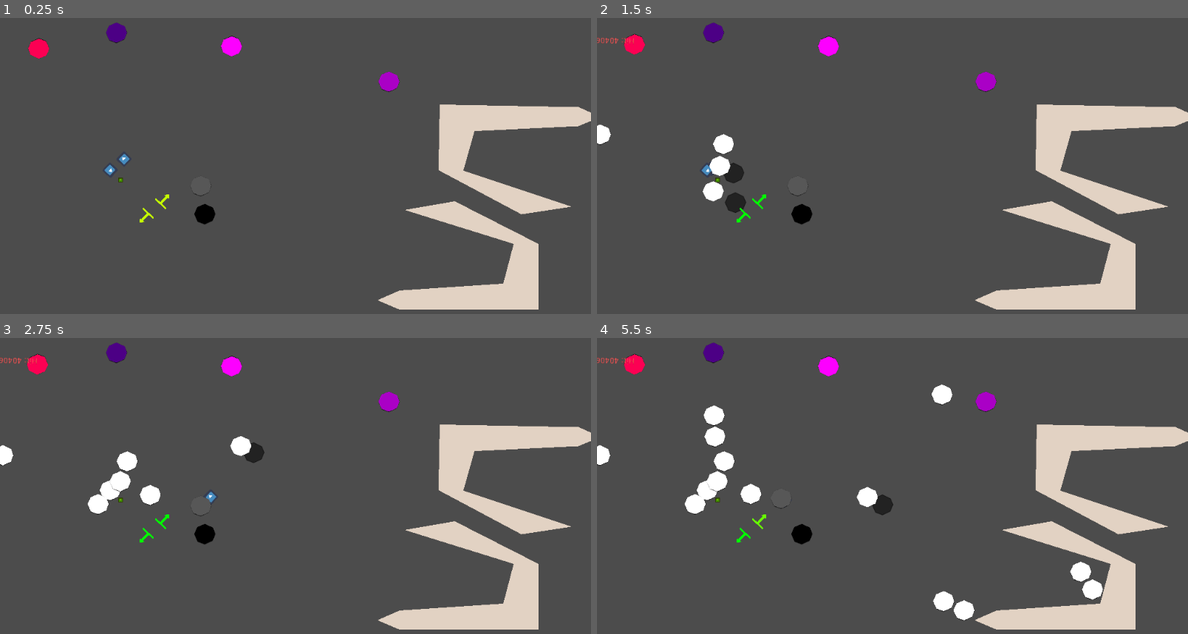
Above: before the commit, frames 1-4 (two rows, left to right).
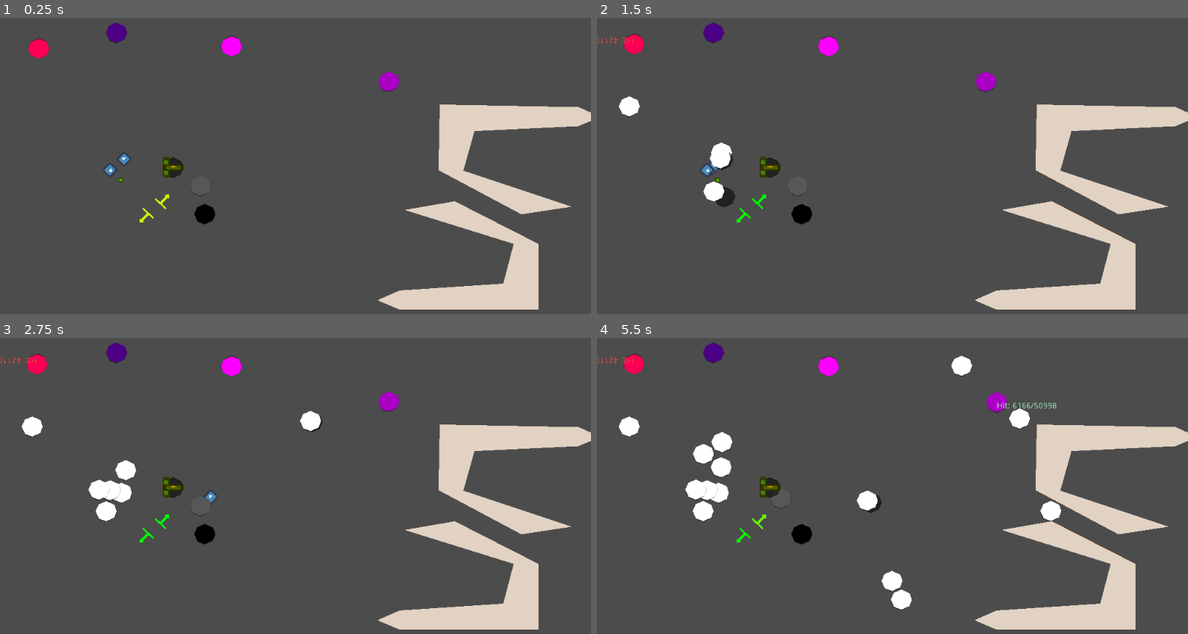
Above: after the commit, the same moments.

Repository: Tarnowiczanka-Stare-Tarnowice/pink-cat
Game: Godot game, scene res://Scenes/PhysicsTest.tscn
The game is run twice, just before and just after one commit, with the same random seed, the same clock (stepped at 60 frames per second) and the same inputs. The engine's default icon, where the game draws it, is replaced by a stand-in: a white triangle on a blue panel in a dark square.
Inputs (mouse positions are in pixels of both pictures, inside the frame that each line leads up to):
- Up to frame 1 (0.25 s): no input
- Up to frame 2 (1.5 s): tap Enter (ui_accept) at 0.5, 0.77, 0.8, 1.07, 1.35 s; move the mouse to (721, 160) at 0.52 s; tap Middle mouse button (left_shoot, bound only after the commi… at 0.6 s; move the mouse to (709, 168) at 1.27 s
- Up to frame 3 (2.75 s): tap Enter (ui_accept) at 1.52, 1.82, 2.3 s; tap Middle mouse button (left_shoot, bound only after the commi… at 1.55 s; move the mouse to (354, 420) at 2.02 s; click (354, 420) at 2.1 s
- Up to frame 4 (5.5 s): move the mouse to (862, 565) at 2.77 s; right-click (862, 565) at 2.85 s; tap Enter (ui_accept) at 3.02, 3.32, 3.77, 3.8, 4.07, 4.52, 4.82, 5.1 s; tap Middle mouse button (left_shoot, bound only after the commi… at 3.05, 3.6, 4.35 s; move the mouse to (1069, 548) at 3.52 s; move the mouse to (715, 444) at 4.27 s; move the mouse to (922, 494) at 5.02 s

The runs differ from the first frame. In frame 1, 0.2% of the frame differs, in the area x 27-32%, y 46-55%; in frame 2, 1.3%; in frame 3, 2.0%; in frame 4, 4.3%, in the area x 0-86%, y 5-96%.

Commit message:
Obsługa broni

Diff:
--- a/Scenes/BrickSpawner.tscn
+++ /dev/null
@@ -1,13 +0,0 @@
-[gd_scene load_steps=3 format=2]
-
-[ext_resource path="res://icon.png" type="Texture" id=1]
-[ext_resource path="res://Scripts/BrickSpawner.gd" type="Script" id=2]
-
-[node name="BrickSpawner" type="Node2D"]
-script = ExtResource( 2 )
-
-[node name="Icon" type="Sprite" parent="."]
-modulate = Color( 0.87451, 1, 0, 1 )
-position = Vector2( 0, 2.98023e-08 )
-scale = Vector2( 0.125, 0.125 )
-texture = ExtResource( 1 )
--- /dev/null
+++ b/Scenes/NailGun.gd
@@ -0,0 +1,13 @@
+extends "res://Scripts/PhysicsObject.gd"
+
+export var bullets_per_second = 10
+export var continuous_fire = false
+
+var next_bullet_time = Time.get_ticks_msec()
+var prev_shot_id = -1
+
+func shoot(shot_id):
+	var ready = next_bullet_time <= Time.get_ticks_msec()
+	if ready and (continuous_fire or shot_id != prev_shot_id):
+		$ProjectileSpawner.spawn()
+		next_bullet_time = Time.get_ticks_msec() + (1000 / bullets_per_second)
--- /dev/null
+++ b/Scenes/NailGun.tscn
@@ -0,0 +1,47 @@
+[gd_scene load_steps=7 format=2]
+
+[ext_resource path="res://Scenes/PhysicsObject.tscn" type="PackedScene" id=1]
+[ext_resource path="res://icon.png" type="Texture" id=2]
+[ext_resource path="res://Scenes/ProjectileSpawner.tscn" type="PackedScene" id=3]
+[ext_resource path="res://Scenes/NailGun.gd" type="Script" id=4]
+[ext_resource path="res://Scenes/NailGunProjectile.tscn" type="PackedScene" id=5]
+
+[sub_resource type="CircleShape2D" id=1]
+radius = 18.0
+
+[node name="NailGun" instance=ExtResource( 1 )]
+script = ExtResource( 4 )
+bullets_per_second = 10
+continuous_fire = false
+
+[node name="Polygon2D" type="Polygon2D" parent="ShadowSlot" index="0"]
+position = Vector2( -0.177767, 0.5 )
+scale = Vector2( 0.574911, 0.564516 )
+color = Color( 0, 0, 0, 0.545098 )
+antialiased = true
+polygon = PoolVector2Array( -31, 0, -22, -21, 0, -31, 24, -19, 31.6184, -0.885715, 23, 20, 0, 31, -21, 23 )
+
+[node name="CollisionShape2D" type="CollisionShape2D" parent="." index="1"]
+shape = SubResource( 1 )
+
+[node name="ProjectileSpawner" parent="." index="2" instance=ExtResource( 3 )]
+position = Vector2( -13, 0 )
+rotation = 1.57079
+scale = Vector2( 0.5625, 0.171875 )
+projectile = ExtResource( 5 )
+velocity_const = 1000
+velocity_scaling_with_distance = 0.0
+accuracy_degrees = 2.0
+
+[node name="Icon" type="Sprite" parent="." index="3"]
+modulate = Color( 1, 0.937255, 0, 1 )
+position = Vector2( -12, 9.53674e-07 )
+rotation = 1.57079
+scale = Vector2( 0.5625, 0.171875 )
+texture = ExtResource( 2 )
+
+[node name="Icon2" type="Sprite" parent="." index="4"]
+modulate = Color( 1, 0.678431, 0, 1 )
+rotation = 6.28318
+scale = Vector2( 0.5625, 0.171875 )
+texture = ExtResource( 2 )
--- /dev/null
+++ b/Scenes/NailGunProjectile.tscn
@@ -0,0 +1,18 @@
+[gd_scene load_steps=4 format=2]
+
+[ext_resource path="res://Scenes/PhysicsObject.tscn" type="PackedScene" id=1]
+[ext_resource path="res://icon.png" type="Texture" id=2]
+
+[sub_resource type="CircleShape2D" id=1]
+radius = 3.16228
+
+[node name="NailGunProjectile" instance=ExtResource( 1 )]
+mass = 0.2
+
+[node name="CollisionShape2D" type="CollisionShape2D" parent="." index="1"]
+shape = SubResource( 1 )
+
+[node name="Icon" type="Sprite" parent="." index="2"]
+position = Vector2( 0, -3.57628e-07 )
+scale = Vector2( 0.09375, 0.09375 )
+texture = ExtResource( 2 )
--- /dev/null
+++ b/Scenes/PhysicsTest.gd
@@ -0,0 +1,17 @@
+extends Node2D
+
+
+# Declare member variables here. Examples:
+# var a = 2
+# var b = "text"
+
+
+# Called when the node enters the scene tree for the first time.
+func _ready():
+	pass # Replace with function body.
+
+
+# Called every frame. 'delta' is the elapsed time since the previous frame.
+func _process(delta):
+	if Input.is_action_just_pressed("ui_accept"):
+		$BrickSpawner.spawn()
--- a/Scenes/PhysicsTest.tscn
+++ b/Scenes/PhysicsTest.tscn
@@ -1,11 +1,15 @@
-[gd_scene load_steps=5 format=2]
+[gd_scene load_steps=8 format=2]
 
 [ext_resource path="res://Scenes/Dummy.tscn" type="PackedScene" id=1]
-[ext_resource path="res://Scenes/BrickSpawner.tscn" type="PackedScene" id=2]
+[ext_resource path="res://Scenes/ProjectileSpawner.tscn" type="PackedScene" id=2]
 [ext_resource path="res://Scenes/HandManipulator.tscn" type="PackedScene" id=3]
 [ext_resource path="res://Scenes/Brick.tscn" type="PackedScene" id=4]
+[ext_resource path="res://Scenes/PhysicsTest.gd" type="Script" id=5]
+[ext_resource path="res://icon.png" type="Texture" id=6]
+[ext_resource path="res://Scenes/NailGun.tscn" type="PackedScene" id=7]
 
 [node name="Node2D" type="Node2D"]
+script = ExtResource( 5 )
 
 [node name="StaticBody2D" type="StaticBody2D" parent="."]
 position = Vector2( 771, 482 )
@@ -60,6 +64,14 @@
 
 [node name="BrickSpawner" parent="." instance=ExtResource( 2 )]
 position = Vector2( 209, 307 )
+projectile = ExtResource( 4 )
+accuracy_degrees = 5.0
+
+[node name="Icon2" type="Sprite" parent="BrickSpawner"]
+modulate = Color( 0.87451, 1, 0, 1 )
+position = Vector2( 0, 2.98023e-08 )
+scale = Vector2( 0.125, 0.125 )
+texture = ExtResource( 6 )
 
 [node name="HandManipulator" parent="." instance=ExtResource( 3 )]
 position = Vector2( 277, 349 )
@@ -79,3 +91,7 @@
 modulate = Color( 0.345098, 0.345098, 0.345098, 1 )
 position = Vector2( 348, 317 )
 mass = 5.0
+
+[node name="NailGun" parent="." instance=ExtResource( 7 )]
+position = Vector2( 300, 285 )
+bullets_per_second = 10
--- /dev/null
+++ b/Scenes/ProjectileSpawner.tscn
@@ -0,0 +1,6 @@
+[gd_scene load_steps=2 format=2]
+
+[ext_resource path="res://Scripts/BrickSpawner.gd" type="Script" id=2]
+
+[node name="ProjectileSpawner" type="Node2D"]
+script = ExtResource( 2 )
--- a/Scripts/BrickSpawner.gd
+++ b/Scripts/BrickSpawner.gd
@@ -1,7 +1,12 @@
 extends Node2D
 
+export(PackedScene) var projectile;# = preload("res://Scenes/Brick.tscn")
+export var velocity_const = 0
+export var velocity_scaling_with_distance = 2.0
+export var altitude = 100
+export var accuracy_degrees = 0.0
 
-var brick = preload("res://Scenes/Brick.tscn")
+signal spawned
 
 # Called when the node enters the scene tree for the first time.
 func _ready():
@@ -10,12 +15,20 @@
 
 # Called every frame. 'delta' is the elapsed time since the previous frame.
 func _process(_delta):
+	pass
 
-	if Input.is_action_just_pressed("ui_accept"):
-		var inst = brick.instance()
-		var v2d = get_global_mouse_position()-global_position
-		var v = Vector3(v2d.x, v2d.y, 0) * 2
-		inst.altitude = 200
-		inst.global_position = global_position
-		inst.throw(v)
-		get_parent().add_child(inst)
+func spawn():
+	var inst = projectile.instance()
+
+	var d = get_global_mouse_position()-global_position
+	d = d.rotated(deg2rad((randf()-0.5) * 2*accuracy_degrees))
+
+	var v = Vector3(d.x, d.y, 0).normalized()
+	v *= velocity_scaling_with_distance * d.length() + velocity_const;
+
+	inst.altitude = altitude
+	inst.global_position = global_position
+	inst.throw(v)
+	get_tree().get_root().add_child(inst)
+
+	emit_signal("spawned", inst)
--- a/Scripts/HandManipulator.gd
+++ b/Scripts/HandManipulator.gd
@@ -20,7 +20,9 @@
 var rest_time = 0
 var rest_state_position
 var throw_action
+var shoot_action
 var last_throw = 0
+var shot_id = 0
 
 # Liczba elementów oznacza "czas kojota" dla rzutu w klatkach
 var throw_force_samples = [0,0,0,0,0,0]
@@ -36,8 +38,10 @@
 func _ready():
 	var angle = -PI/3
 	throw_action = "right_throw"
+	shoot_action = "right_shoot"
 	if left_hand:
 		throw_action = "left_throw"
+		shoot_action = "left_shoot"
 		angle = PI/3
 	rest_state_position = Vector2(1,0).rotated(angle) * hand_range * 0.6
 
@@ -97,6 +101,13 @@
 			else:
 				grabbed = null
 
+	# Strzelanie
+	# ----------
+	if Input.is_action_just_pressed(shoot_action):
+		shot_id += 1
+	if Input.is_action_pressed(shoot_action) and grabbed and grabbed.has_method("shoot"):
+		grabbed.shoot(shot_id)
+
 
 
 
--- a/Scripts/PhysicsObject.gd
+++ b/Scripts/PhysicsObject.gd
@@ -100,7 +100,6 @@
 	emit_signal("hit", self, mass * (velocity - v1).length_squared()/2);
 	return v2 - (1+cr)*m1/(m1+m2) * (v2-v1).dot(-n) / n.length() / n.length() * -n
 
-
 # Ewentualne skalowanie tarcia dla ładniejszego efektu
 func friction_scaler(v):
 	if v.length() < 900:
--- a/project.godot
+++ b/project.godot
@@ -30,6 +30,16 @@
 "events": [ Object(InputEventMouseButton,"resource_local_to_scene":false,"resource_name":"","device":0,"alt":false,"shi …(212 unchanged characters)…
  ]
 }
+left_shoot={
+"deadzone": 0.5,
+"events": [ Object(InputEventMouseButton,"resource_local_to_scene":false,"resource_name":"","device":0,"alt":false,"shift":false,"control":false,"meta":false,"command":false,"button_mask":0,"position":Vector2( 0, 0 ),"global_position":Vector2( 0, 0 ),"factor":1.0,"button_index":3,"pressed":false,"doubleclick":false,"script":null)
+ ]
+}
+right_shoot={
+"deadzone": 0.5,
+"events": [ Object(InputEventMouseButton,"resource_local_to_scene":false,"resource_name":"","device":0,"alt":false,"shift":false,"control":false,"meta":false,"command":false,"button_mask":0,"position":Vector2( 0, 0 ),"global_position":Vector2( 0, 0 ),"factor":1.0,"button_index":3,"pressed":false,"doubleclick":false,"script":null)
+ ]
+}
 
 [physics]
 
